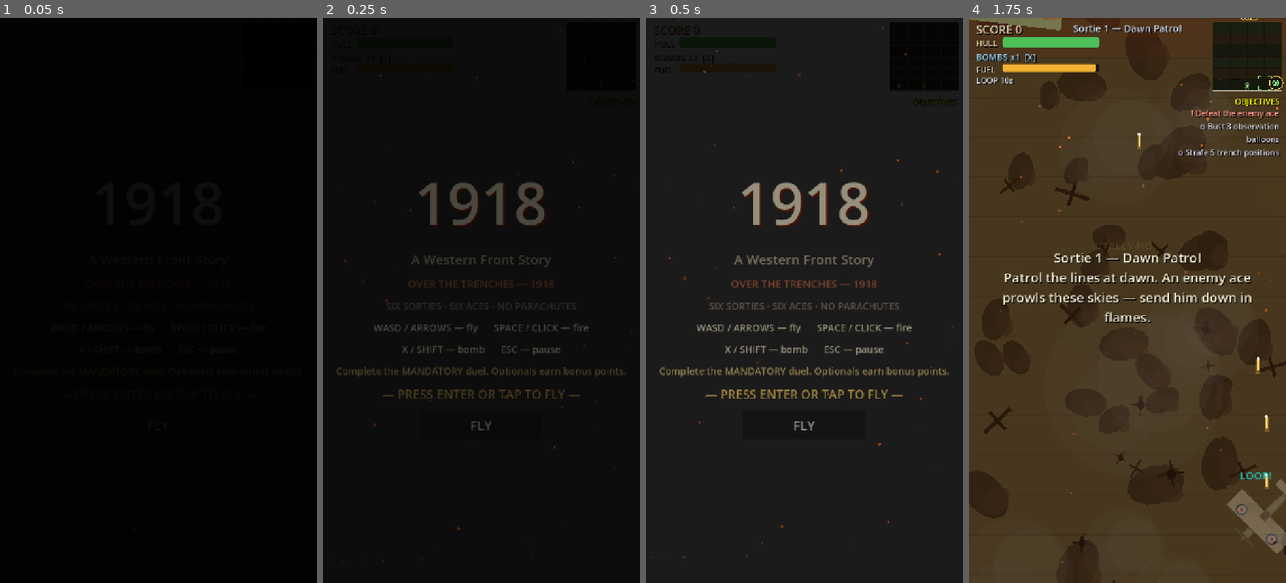
Above: before the commit, frames 1-4 (left to right).
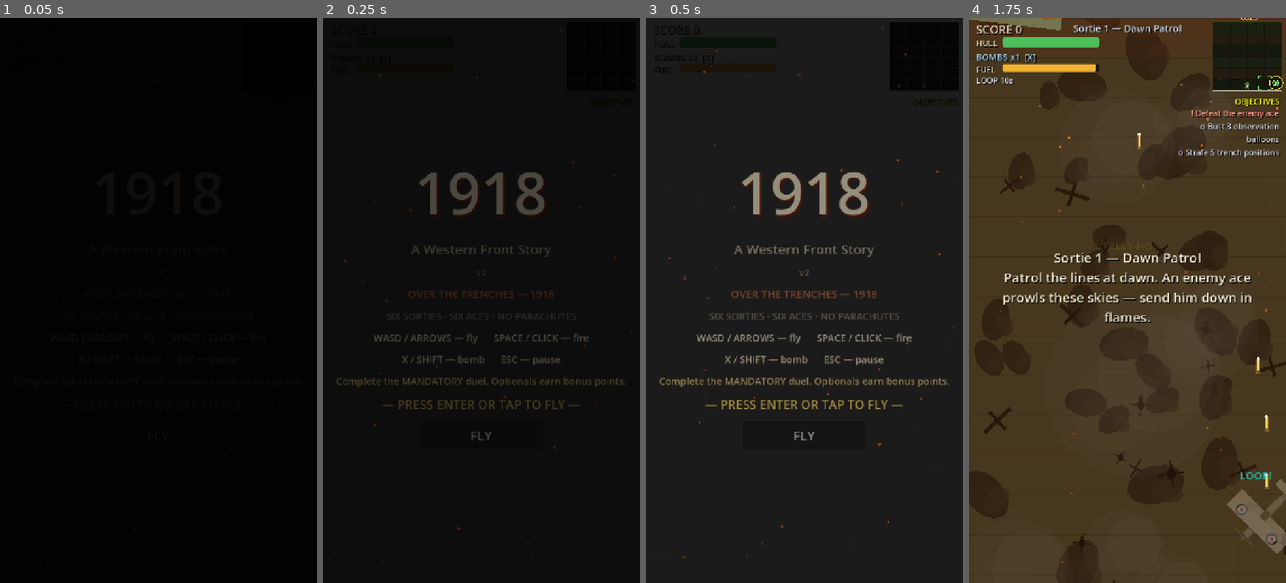
Above: after the commit, the same moments.

Repository: the-lucky-clover/1918-ace-of-aces
Game: Godot game, scene res://scenes/main.tscn
Two runs of this game, one before a commit and one after it. Both use one fixed random seed, a clock stepped at 60 frames per second and the inputs below.
Inputs (mouse positions are in pixels of both pictures, inside the frame that each line leads up to):
- Up to frame 1 (0.05 s): no input
- Up to frame 2 (0.25 s): no input
- Up to frame 3 (0.5 s): no input
- Up to frame 4 (1.75 s): tap Enter (start_game) at 0.5 s; move the mouse to (1197, 272) at 0.52 s; hold Right (move_right) 0.53-1.25 s; tap X (bomb) at 0.6 s; click (1197, 272) at 0.67 s; drag from (1064, 328) to (1244, 515) at 1.27 s

The runs differ from the first frame. In frame 2, 4.8% of the frame differs, in the area x 4-96%, y 27-75%; in frame 3, 7.0%; in frame 4, nothing differs.

Commit message:
v2: version/QA/changelog system — VERSION file, bin/bump-version.sh, pirate-speak CHANGELOG, QA harness with bug-001 regression guards

Diff:
--- a/godot/scripts/global.gd
+++ b/godot/scripts/global.gd
@@ -5,6 +5,8 @@
 
 const GAME_TITLE: String = "1918"
 const GAME_TAGLINE: String = "A Western Front Story"
+## Holistic build version — bumped by bin/bump-version.sh with every work action.
+const VERSION: String = "2"
 
 const VIEW_W: float = 720.0
 const VIEW_H: float = 1280.0
--- a/godot/scripts/menus.gd
+++ b/godot/scripts/menus.gd
@@ -82,6 +82,7 @@
 	t.add_theme_constant_override("shadow_offset_y", 4)
 	vb.add_child(t)
 	vb.add_child(_label(Global.GAME_TAGLINE, 30, Color(0.72, 0.68, 0.58)))
+	vb.add_child(_label("v" + Global.VERSION, 20, Color(0.62, 0.56, 0.44)))
 	vb.add_child(_label("OVER THE TRENCHES — 1918", 24, Color(0.75, 0.42, 0.28)))
 	vb.add_child(_label("SIX SORTIES · SIX ACES · NO PARACHUTES", 22, Color(0.55, 0.5, 0.45)))
 	vb.add_child(_label("WASD / ARROWS — fly      SPACE / CLICK — fire", 22))
Not shown, changed: 1918-ace-of-aces.html
Not shown, added: CHANGELOG.md
Not shown, added: QA/BUG-REPORT-TEMPLATE.md
Not shown, added: QA/TEST-PLAN.md
Not shown, added: QA/bugs/001-photo-frame-tilt.md
Not shown, added: QA/reports/2026-10-03.md
Not shown, added: QA/run-nightly.sh
Not shown, added: VERSION
Not shown, added: bin/bump-version.sh
